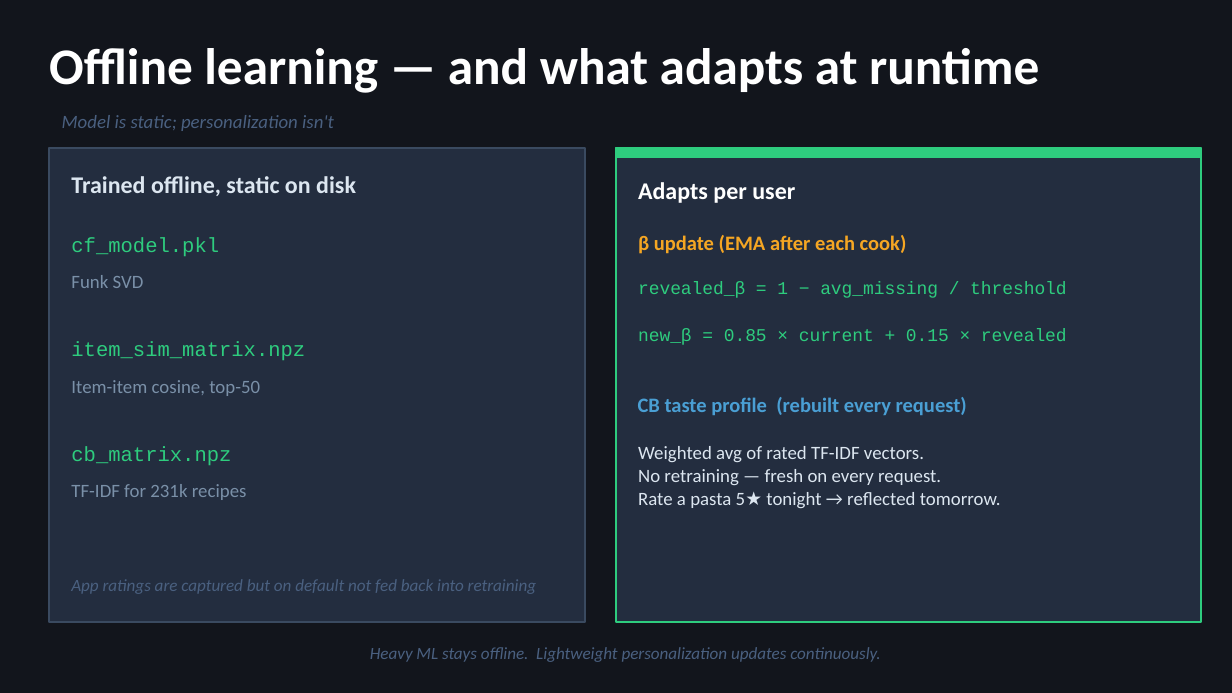
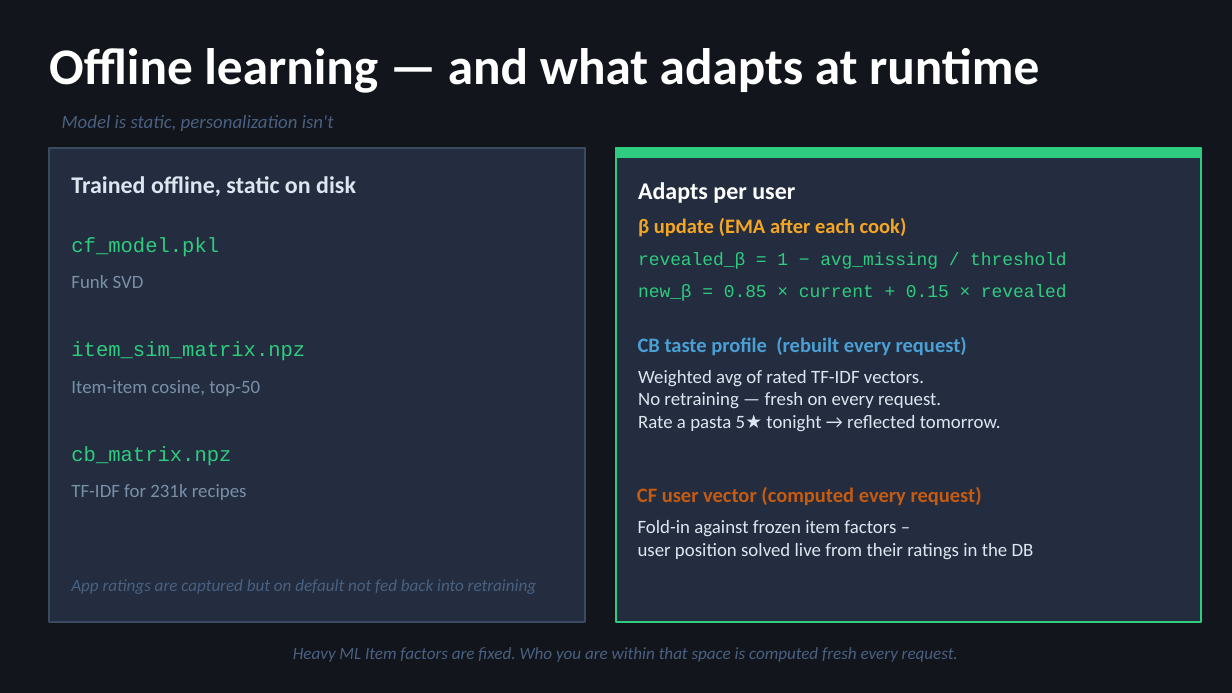
Before and after one commit to roywindtau/eXpairing, a slide deck: slide 11 of Fridge2Fork_MidSemester.pptx. Drawn at 1232x693 pixels with LibreOffice and Linux fonts; fonts in the diff are those of the drawing. Boxes give left, top, right and bottom in pixels: in the first picture for what was removed or moved away, otherwise in the second. Text is boxed around its words. In the diff, an @@ line names an element or a change of style, - is before the commit and + after.

```diff
--- a/Fridge2Fork_MidSemester.pptx
+++ b/Fridge2Fork_MidSemester.pptx
@@ text at (62,115,334,131): text changed @@
-Model is static; personalization isn't
+Model is static, personalization isn't
@@ text "β update (EMA after each ...": place and size @@
-text "β update (EMA after each ..." at (638,235,907,254)
+text "β update (EMA after each ..." at (638,218,907,237)
@@ text "revealed_β = 1 − avg_missing ...": place and size @@
-text "revealed_β = 1 − avg_missing ..." at (638,281,1066,298)
+text "revealed_β = 1 − avg_missing ..." at (638,253,1066,269)
@@ text "new_β = 0.85 × current ...": place and size @@
-text "new_β = 0.85 × current ..." at (638,328,1067,345)
+text "new_β = 0.85 × current ..." at (638,285,1067,301)
@@ text "CB taste profile (rebuilt every ...": place and size @@
-text "CB taste profile (rebuilt every ..." at (638,397,967,415)
+text "CB taste profile (rebuilt every ..." at (638,337,967,355)
@@ text "Weighted avg of rated TF-IDF ...": place and size @@
-text "Weighted avg of rated TF-IDF ..." at (638,446,1001,508)
+text "Weighted avg of rated TF-IDF ..." at (638,370,1001,431)
@@ text added at (637,487,982,505), 12 pt, text #C55A11, bold @@
+CF user vector (computed every request)
@@ text added at (638,520,1034,559), 11 pt, text #DCE6F0 @@
+Fold-in against frozen item factors –
+user position solved live from their ratings in the DB
@@ text at (293,647,958,662): text changed @@
-Heavy ML stays offline. Lightweight personalization updates continuously.
+Heavy ML Item factors are fixed. Who you are within that space is computed fresh every request.
```
